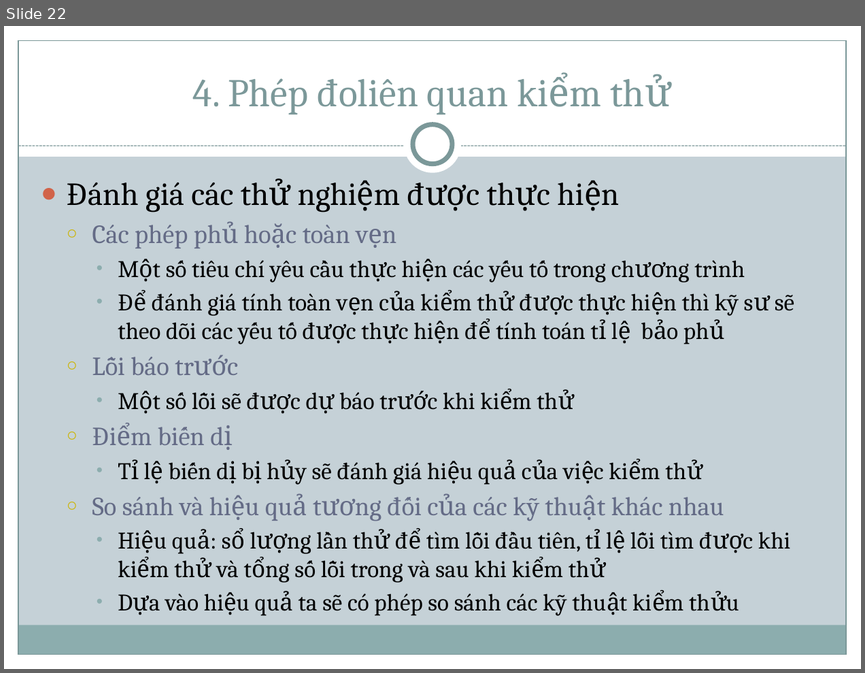
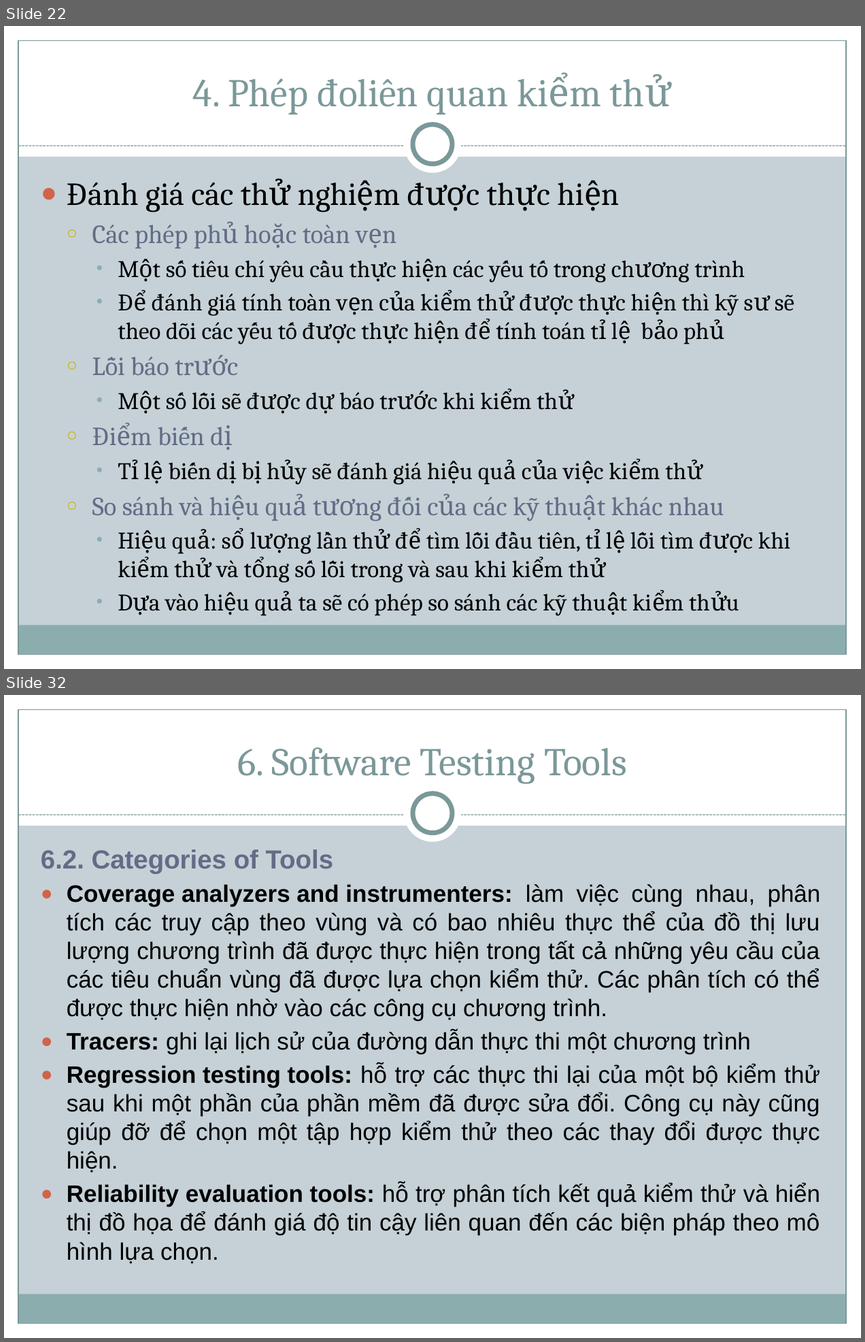
Before and after one commit to thienphamvan/chapter4, a slide deck: Slide/Chap 4 - Sofware Testing.pptx. Shown one above the other, each under a label of ours: slide 22 before the commit, slides 22 and 32 after it; the slides between them are not shown. The pictures are 865x673 and 865x1342 pixels, drawn with LibreOffice and Linux fonts; fonts in the diff are those of the drawing. Boxes give left, top, right and bottom in pixels: in the first picture for what was removed or moved away, otherwise in the second. Text is boxed around its words. In the diff, an @@ line names an element or a change of style, - is before the commit and + after.

```diff
--- a/Slide/Chap 4 - Sofware Testing.pptx
+++ b/Slide/Chap 4 - Sofware Testing.pptx
@@ slide 32 added at (4,695,861,1338), background #C5D1D7; not listed: 9 template elements that a slide beside it also shows @@
@@ title added at (237,747,627,784), 33 pt, text #7C999A @@
+6. Software Testing Tools
@@ text added at (41,849,821,1263), 20 pt, text #000000 @@
+  6.2. Categories of Tools
+  ● Coverage analyzers and instrumenters: làm việc cùng nhau, phân tích các truy cập theo vùng và có bao nhiêu thực thể của đồ thị lưu lượng chương trình đã được thực hiện trong tất cả những yêu cầu của các tiêu chuẩn vùng đã được lựa chọn kiểm thử. Các phân tích có thể được thực hiện nhờ vào các công cụ chương trình.
+  ● Tracers: ghi lại lịch sử của đường dẫn thực thi một chương trình
+  ● Regression testing tools: hỗ trợ các thực thi lại của một bộ kiểm thử sau khi một phần của phần mềm đã được sửa đổi. Công cụ này cũng giúp đỡ để chọn một tập hợp kiểm thử theo các thay đổi được thực hiện.
+  ● Reliability evaluation tools: hỗ trợ phân tích kết quả kiểm thử và hiển thị đồ họa để đánh giá độ tin cậy liên quan đến các biện pháp theo mô hình lựa chọn.
```
Also in this commit, not shown: 10 other slides added.
